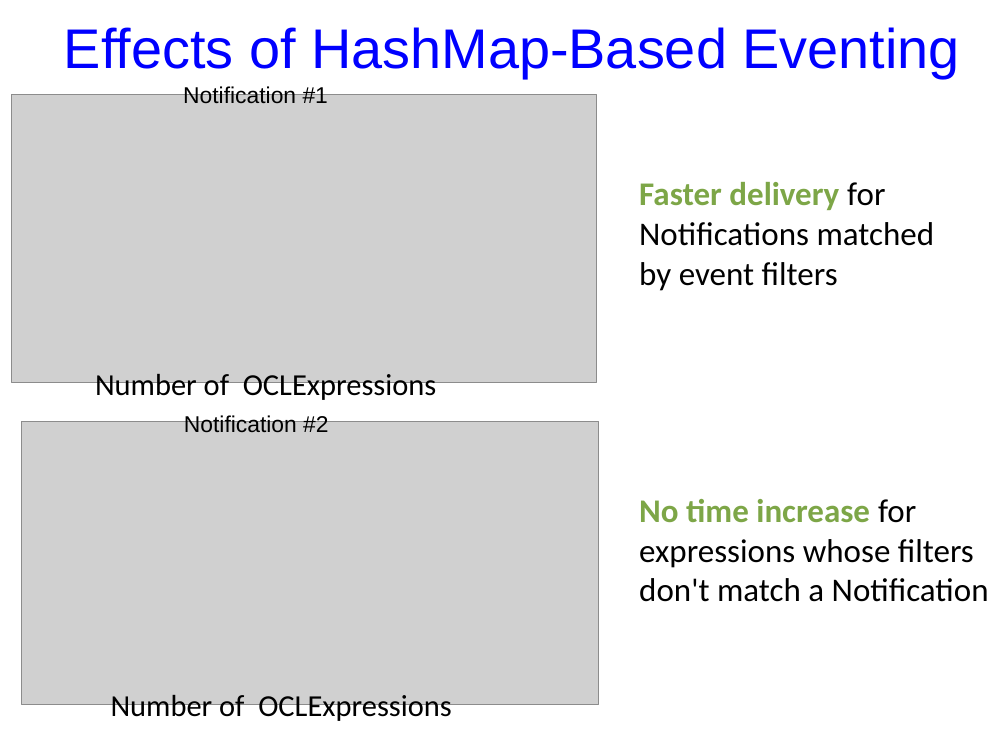
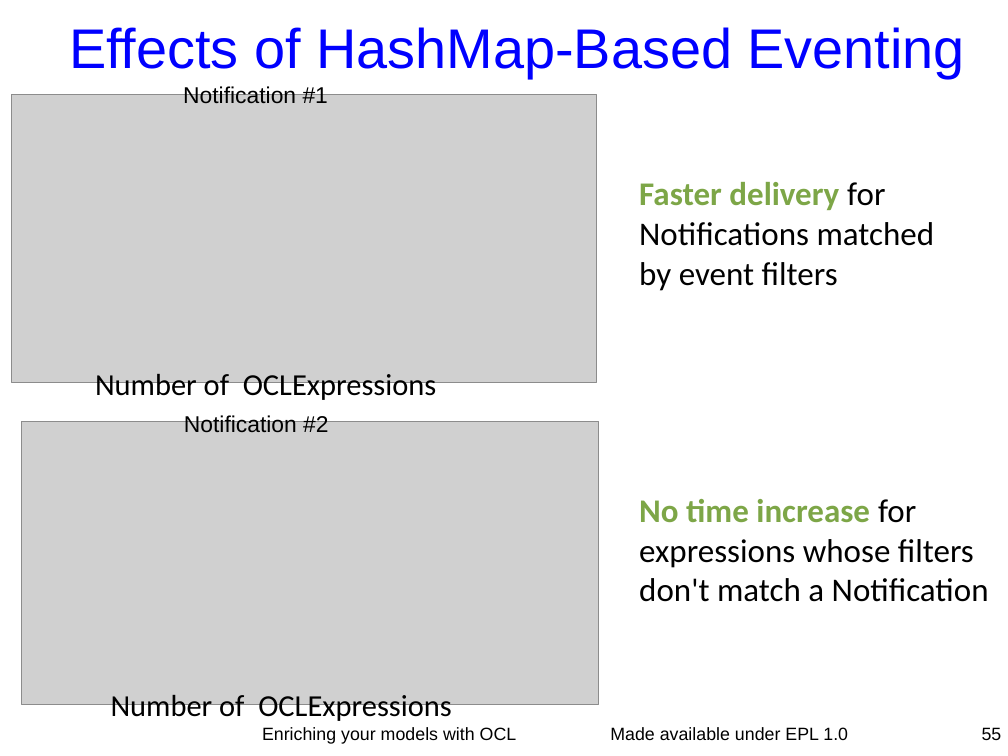
Before and after one commit to eclipse-ocl/ocl-website, a slide deck: slide 55 of ocl/docs/publications/ESE2010LongTalk/EnrichingWithOCL.odp. Drawn at 1008x756 pixels with LibreOffice and Linux fonts; fonts in the diff are those of the drawing; grey boxes stand for pictures. Boxes give left, top, right and bottom in pixels: in the first picture for what was removed or moved away, otherwise in the second. Text is boxed around its words. In the diff, an @@ line names an element or a change of style, - is before the commit and + after.

```diff
--- a/ocl/docs/publications/ESE2010LongTalk/EnrichingWithOCL.odp
+++ b/ocl/docs/publications/ESE2010LongTalk/EnrichingWithOCL.odp
@@ title "Effects of HashMap-Based Eventing": place and size @@
-title "Effects of HashMap-Based Eventing" at <box>64,27,960,78</box>
+title "Effects of HashMap-Based Eventing" at <box>69,27,965,78</box>
@@ text added at <box>262,727,517,744</box>, 14 pt, text #000000 @@
+Enriching your models with OCL
@@ text added at <box>610,727,848,740</box>, 14 pt, text #000000 @@
+Made available under EPL 1.0
@@ page number added at <box>982,727,1002,740</box>, 14 pt, text #000000 @@
+55
```
Also in this commit, not shown: 15 other slides changed, 1 slide added, 1 slide removed.
